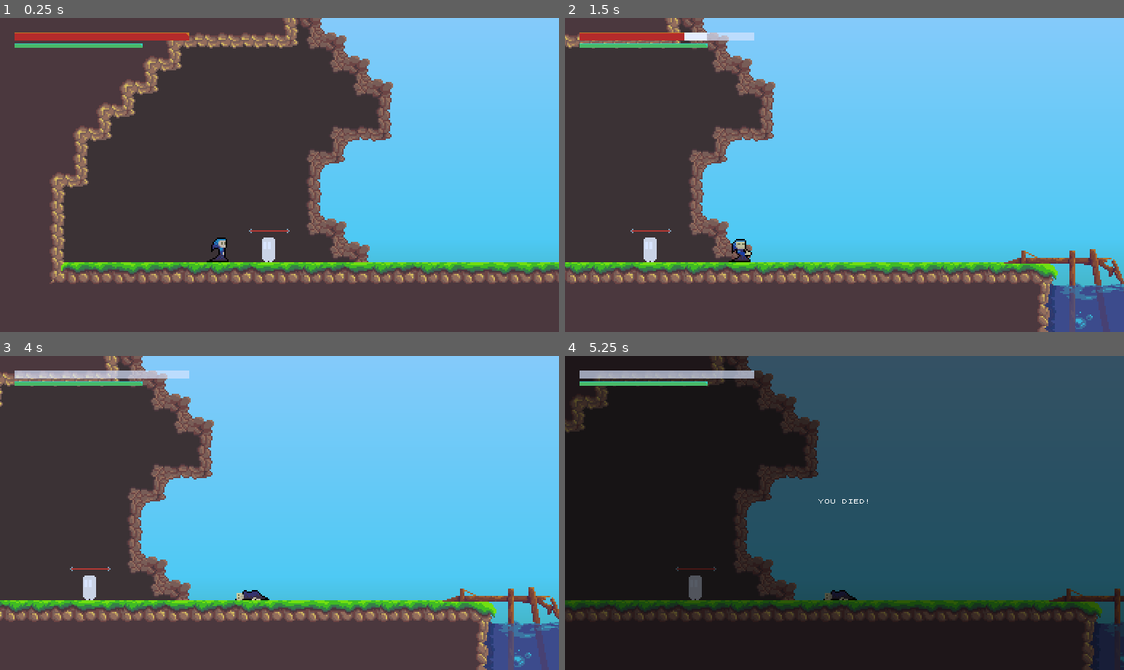
Above: before the commit, frames 1-4 (two rows, left to right).
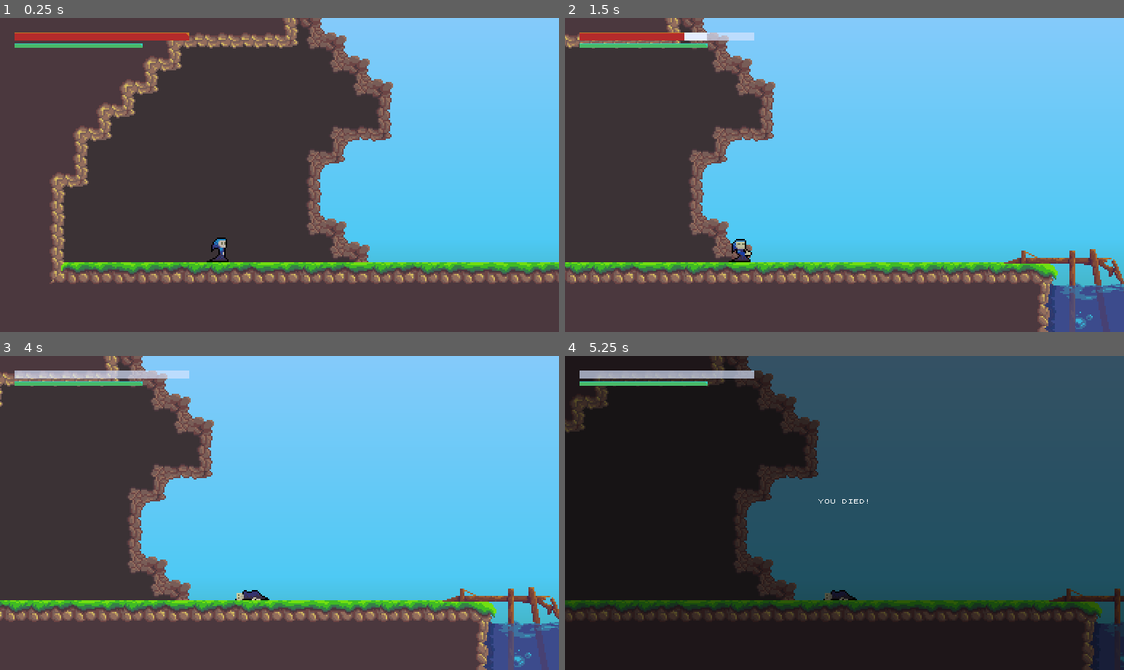
Above: after the commit, the same moments.

Repository: icherevatyi/GrimEdvard
Game: Godot game, scene res://src/components/Levels/Forest/Forest.tscn
Two runs of this game, one before a commit and one after it. Both use one fixed random seed, a clock stepped at 60 frames per second and the inputs below.
Inputs:
- Up to frame 1 (0.25 s): no input
- Up to frame 2 (1.5 s): tap Enter (ui_accept) at 0.5 s; hold Right (ui_right) 0.53-1.28 s; hold Q (take_damage) 0.53-1.28 s; tap Space (jump) at 0.77 s; hold Down (ui_down) from 1.28 s (still down); tap Q (take_damage) at 1.35 s
- Up to frame 3 (4 s): tap Space (jump) at 1.52, 3.02, 3.77 s; release Down (ui_down) at 2.03 s; hold Right (ui_right) 2.03-2.78 s; hold Q (take_damage) 2.03-2.78 s; hold Up (ui_up) 2.78-3.53 s; tap Q (take_damage) at 2.85 s; hold Left (ui_left) from 3.53 s (still down); hold Q (take_damage) from 3.53 s (still down)
- Up to frame 4 (5.25 s): release Q (take_damage) at 4.28 s; tap Q (take_damage) at 4.35 s; tap Space (jump) at 4.52 s; tap Enter (ui_accept) at 5 s; release Left (ui_left) at 5.03 s; hold Down (ui_down) from 5.03 s (still down); hold Q (take_damage) from 5.03 s (still down)

The runs differ from the first frame. In frame 1, 0.2% of the frame differs, in the area x 44-52%, y 67-78%; in frame 2, 0.2%; in frame 3, 0.2%; in frame 4, 0.2%.

Commit message:
updating game engine to 3.2, adding enemy movement

Diff:
--- a/src/components/Enemies/Enemy.gd
+++ b/src/components/Enemies/Enemy.gd
@@ -1,5 +1,115 @@
 extends KinematicBody2D
+
+var state_machine : AnimationNodeStateMachinePlayback
+
+# health vars
+var hp_min
+var hp_max
+
+# movement vars
+var movement_dir
+var direction = {"left": -1, "right": 1, "stay": 0}
+var speed = 60
+var gravity = 20
+var velocity = Vector2(0, 0)
+
+# damage and combat vars
+var damage_min
+var damage_max
+var damage_value
+var attack_type  # MELEE, RANGED, MAGIC, BOSS values are available for different enemies
+
+# timers
+onready var movement_change_timer = $Timers/MoveChangeTimer
 
 
 func _ready():
-	var enemy = Classes.Enemy.new()
+	state_machine = $AnimationTree.get("parameters/playback")
+	state_machine.start("idle")
+
+	choose_movement_dir()
+	randomize_movechange_timer()
+	movement_change_timer.start()
+
+
+func _physics_process(delta):
+	apply_gravity()
+	move()
+	velocity = move_and_slide(velocity, Vector2(0, -1))
+	check_obstickes()
+
+
+func randomize_movechange_timer():
+	var rand_number = randi() % 3 + 1
+	randomize()
+
+	movement_change_timer.set_wait_time(rand_number)
+
+
+func choose_movement_dir():
+	var rand_number = randi() % 3 + 1
+	randomize()
+
+	match rand_number:
+		1:
+			movement_dir = direction.stay
+		2:
+			movement_dir = direction.left
+		3:
+			movement_dir = direction.right
+
+	change_facing()
+
+func change_facing():
+	for child in get_children():
+		if child.is_in_group("turnable"):
+			if movement_dir == 1 or movement_dir == -1:
+				child.scale.x = movement_dir
+
+
+func _on_MoveChangeTimer_timeout():
+	randomize_movechange_timer()
+	choose_movement_dir()
+
+
+func apply_gravity():
+	velocity.y += gravity
+	velocity.y = min(velocity.y, 1000)
+
+
+func move():
+	velocity.x = speed * movement_dir
+	if movement_dir == 0 and velocity.x == 0:
+		state_machine.travel("idle")
+	else:
+		state_machine.travel("walk")
+
+
+func check_obstickes():
+	if is_on_wall():
+		movement_dir *= -1
+		change_facing()
+
+
+func chase():
+	pass
+
+
+func calculate_damage(damage_min, damage_max):
+	pass
+
+
+func attack(damage_value):
+	pass
+
+
+func _on_damage_taken(received_damage):
+	pass
+
+
+func check_if_alive():
+	pass
+
+
+func die():
+	pass
--- a/src/components/Enemies/Enemy.tscn
+++ b/src/components/Enemies/Enemy.tscn
@@ -1,26 +1,119 @@
-[gd_scene load_steps=8 format=2]
+[gd_scene load_steps=27 format=2]
 
 [ext_resource path="res://src/components/Enemies/Enemy.gd" type="Script" id=1]
 [ext_resource path="res://src/assets/img/Enemies/enemy_dummy.png" type="Texture" id=2]
 [ext_resource path="res://src/assets/img/HUD/hp_enemy.png" type="Texture" id=3]
 
-[sub_resource type="AtlasTexture" id=1]
+[sub_resource type="AnimationNodeAnimation" id=1]
+animation = "attack"
+
+[sub_resource type="AnimationNodeAnimation" id=2]
+animation = "death"
+
+[sub_resource type="AnimationNodeAnimation" id=3]
+animation = "got_hit"
+
+[sub_resource type="AnimationNodeAnimation" id=4]
+animation = "idle"
+
+[sub_resource type="AnimationNodeAnimation" id=5]
+animation = "walk"
+
+[sub_resource type="AnimationNodeStateMachineTransition" id=6]
+switch_mode = 2
+
+[sub_resource type="AnimationNodeStateMachineTransition" id=7]
+switch_mode = 2
+
+[sub_resource type="AnimationNodeStateMachineTransition" id=8]
+switch_mode = 2
+
+[sub_resource type="AnimationNodeStateMachineTransition" id=9]
+switch_mode = 2
+
+[sub_resource type="AnimationNodeStateMachineTransition" id=10]
+switch_mode = 2
+
+[sub_resource type="AnimationNodeStateMachineTransition" id=11]
+
+[sub_resource type="AnimationNodeStateMachineTransition" id=12]
+switch_mode = 2
+
+[sub_resource type="AnimationNodeStateMachine" id=13]
+states/attack/node = SubResource( 1 )
+states/attack/position = Vector2( 248, 40 )
+states/death/node = SubResource( 2 )
+states/death/position = Vector2( 779, 126 )
+states/got_hit/node = SubResource( 3 )
+states/got_hit/position = Vector2( 541, 126 )
+states/idle/node = SubResource( 4 )
+states/idle/position = Vector2( 248, 126 )
+states/walk/node = SubResource( 5 )
+states/walk/position = Vector2( 248, 219 )
+transitions = [ "got_hit", "death", SubResource( 6 ), "idle", "attack", SubResource( 7 ), "idle", "walk", SubResource( 8 ), "idle", "got_hit", SubResource( 9 ), "got_hit", "idle", SubResource( 10 ), "walk", "idle", SubResource( 11 ), "attack", "idle", SubResource( 12 ) ]
+start_node = "idle"
+end_node = "death"
+graph_offset = Vector2( -124, 7 )
+
+[sub_resource type="AnimationNodeStateMachinePlayback" id=14]
+
+[sub_resource type="Animation" id=15]
+
+[sub_resource type="Animation" id=16]
+
+[sub_resource type="Animation" id=17]
+
+[sub_resource type="Animation" id=18]
+length = 0.05
+tracks/0/type = "value"
+tracks/0/path = NodePath("Sprite:frame")
+tracks/0/interp = 1
+tracks/0/loop_wrap = true
+tracks/0/imported = false
+tracks/0/enabled = true
+tracks/0/keys = {
+"times": PoolRealArray( 0 ),
+"transitions": PoolRealArray( 1 ),
+"update": 1,
+"values": [ 0 ]
+}
+
+[sub_resource type="Animation" id=19]
+length = 0.4
+loop = true
+step = 0.05
+tracks/0/type = "value"
+tracks/0/path = NodePath("Sprite:frame")
+tracks/0/interp = 1
+tracks/0/loop_wrap = true
+tracks/0/imported = false
+tracks/0/enabled = true
+tracks/0/keys = {
+"times": PoolRealArray( 0, 0.1, 0.2, 0.3 ),
+"transitions": PoolRealArray( 1, 1, 1, 1 ),
+"update": 1,
+"values": [ 1, 2, 3, 4 ]
+}
+
+[sub_resource type="AtlasTexture" id=20]
 atlas = ExtResource( 3 )
 region = Rect2( 0, 0, 28, 3 )
 
-[sub_resource type="AtlasTexture" id=2]
+[sub_resource type="AtlasTexture" id=21]
 atlas = ExtResource( 3 )
 region = Rect2( 0, 5, 28, 3 )
 
-[sub_resource type="AtlasTexture" id=3]
+[sub_resource type="AtlasTexture" id=22]
 atlas = ExtResource( 3 )
 region = Rect2( 0, 0, 28, 3 )
 
-[sub_resource type="AtlasTexture" id=4]
+[sub_resource type="AtlasTexture" id=23]
 atlas = ExtResource( 3 )
 region = Rect2( 0, 3, 28, 3 )
 
 [node name="Enemy" type="KinematicBody2D"]
+collision_layer = 4
+collision_mask = 3
 script = ExtResource( 1 )
 
 [node name="CollisionShape2D" type="CollisionShape2D" parent="."]
@@ -29,9 +122,17 @@
 texture = ExtResource( 2 )
 
 [node name="AnimationTree" type="AnimationTree" parent="."]
+tree_root = SubResource( 13 )
 anim_player = NodePath("../AnimationPlayer")
+active = true
+parameters/playback = SubResource( 14 )
 
 [node name="AnimationPlayer" type="AnimationPlayer" parent="."]
+anims/attack = SubResource( 15 )
+anims/death = SubResource( 16 )
+anims/got_hit = SubResource( 17 )
+anims/idle = SubResource( 18 )
+anims/walk = SubResource( 19 )
 
 [node name="HPBar" type="Control" parent="."]
 margin_left = -14.0
@@ -43,14 +144,20 @@
 margin_right = 28.0
 margin_bottom = 3.0
 value = 100.0
-texture_under = SubResource( 1 )
-texture_progress = SubResource( 2 )
+texture_under = SubResource( 20 )
+texture_progress = SubResource( 21 )
 
 [node name="HPOver" type="TextureProgress" parent="HPBar"]
 margin_right = 28.0
 margin_bottom = 3.0
 value = 100.0
-texture_under = SubResource( 3 )
-texture_progress = SubResource( 4 )
+texture_under = SubResource( 22 )
+texture_progress = SubResource( 23 )
 
 [node name="Tween" type="Tween" parent="HPBar"]
+
+[node name="Timers" type="Node2D" parent="."]
+
+[node name="MoveChangeTimer" type="Timer" parent="Timers"]
+wait_time = 2.0
+[connection signal="timeout" from="Timers/MoveChangeTimer" to="." method="_on_MoveChangeTimer_timeout"]
--- /dev/null
+++ b/src/components/Enemies/PlagueDoctor/PlagueDoctor.gd
@@ -0,0 +1,4 @@
+extends "res://src/components/Enemies/Enemy.gd"
+
+func _physics_process(delta):
+	pass
--- /dev/null
+++ b/src/components/Enemies/PlagueDoctor/PlagueDoctor.tscn
@@ -0,0 +1,32 @@
+[gd_scene load_steps=7 format=2]
+
+[ext_resource path="res://src/components/Enemies/Enemy.tscn" type="PackedScene" id=1]
+[ext_resource path="res://src/assets/img/Enemies/PlagueDoc/plague_doctor_map.png" type="Texture" id=2]
+[ext_resource path="res://src/components/Enemies/PlagueDoctor/PlagueDoctor.gd" type="Script" id=3]
+
+[sub_resource type="CapsuleShape2D" id=3]
+radius = 8.02003
+height = 8.32723
+
+[sub_resource type="AtlasTexture" id=1]
+atlas = ExtResource( 2 )
+region = Rect2( 0, 0, 192, 224 )
+
+[sub_resource type="AnimationNodeStateMachinePlayback" id=2]
+
+[node name="PlagueDoctor" instance=ExtResource( 1 )]
+script = ExtResource( 3 )
+
+[node name="CollisionShape2D" parent="." index="0"]
+position = Vector2( 0, 3 )
+shape = SubResource( 3 )
+
+[node name="Sprite" parent="." index="1" groups=[
+"turnable",
+]]
+texture = SubResource( 1 )
+vframes = 7
+hframes = 4
+
+[node name="AnimationTree" parent="." index="2"]
+parameters/playback = SubResource( 2 )
--- a/src/components/Global/Classes.gd
+++ b/src/components/Global/Classes.gd
@@ -1,8 +1,12 @@
 extends Node
 
 class Enemy:
+	var direction = {"left": -1, "right": 1}
 	var hp_min
 	var hp_max
+
+	var speed
+	var gravity
 
 	var damage_min
 	var damage_max
@@ -10,8 +14,22 @@
 
 	var attack_type  # MELEE, RANGED, MAGIC, BOSS values are available for different enemies
 
+	func choose_movement_dir():
+		var dir = randi() % 3 + 1
+		randomize()
 
-	func move():
+		match dir:
+			1:
+				stay_still()
+			2:
+				move(direction.left)
+			3:
+				move(direction.right)
+
+	func stay_still():
+		pass
+
+	func move(direction):
 		pass
 
 	func chase():
--- a/src/components/Levels/Forest/Forest.tscn
+++ b/src/components/Levels/Forest/Forest.tscn
@@ -10,7 +10,7 @@
 [ext_resource path="res://src/assets/img/GroundElements/Forest_lvl/forest_river.png" type="Texture" id=8]
 [ext_resource path="res://src/assets/img/GroundElements/Forest_lvl/broken_bridge.png" type="Texture" id=9]
 [ext_resource path="res://src/components/Global/Helpers/ChangeScene.tscn" type="PackedScene" id=10]
-[ext_resource path="res://src/components/Enemies/Enemy.tscn" type="PackedScene" id=11]
+[ext_resource path="res://src/components/Enemies/PlagueDoctor/PlagueDoctor.tscn" type="PackedScene" id=11]
 
 [sub_resource type="Gradient" id=1]
 offsets = PoolRealArray( 0, 0.253289, 0.733553 )
@@ -241,7 +241,7 @@
 tile_set = ExtResource( 5 )
 cell_size = Vector2( 16, 16 )
 collision_layer = 2
-collision_mask = 0
+collision_mask = 5
 format = 1
 tile_data = PoolIntArray( -524204, 0, 393220, -524203, 0, 10, -524202, 0, 1, -524201, 0, 4, -524200, 0, 4, -524199, 0,  …(35734 unchanged characters)…
 __meta__ = {
@@ -446,8 +446,10 @@
 
 [node name="Enemies" type="Node2D" parent="."]
 
-[node name="Enemy" parent="Enemies" instance=ExtResource( 11 )]
-position = Vector2( 184.979, 152.119 )
+[node name="PlagueDoctor" parent="Enemies" instance=ExtResource( 11 )]
+position = Vector2( 970, -16 )
+collision_layer = 1
+collision_mask = 1
 [connection signal="body_entered" from="LvLTransition/To_next" to="." method="_on_To_next_body_entered"]
 
 [editable path="Ladders/Ladder1"]
